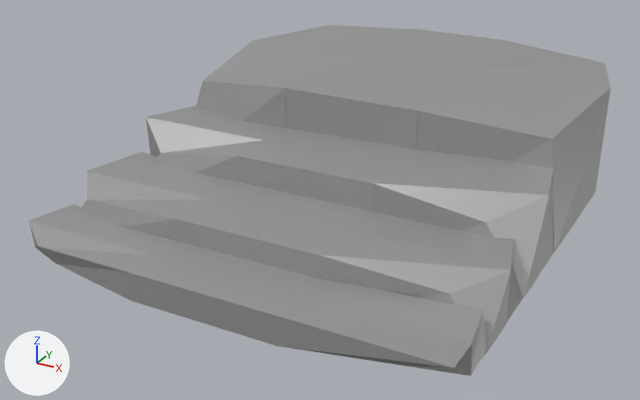
A saved change to the glTF model stone_base.glb.
One viewpoint serves both versions: a 50 mm lens placed at (0.1116, -0.2135, 0.1039), pointed at (0.0006, -0.0117, 0.003). The axes (+X, +Y, +Z) are drawn at lower left. The lights are the same throughout. Where no turn or scale is listed for an object, it has been applied to the vertices. Vertices at the same position are counted once.

Objects in the first picture: 'Mesh_Mesh_head_geo.001_lambert2SG.001'.
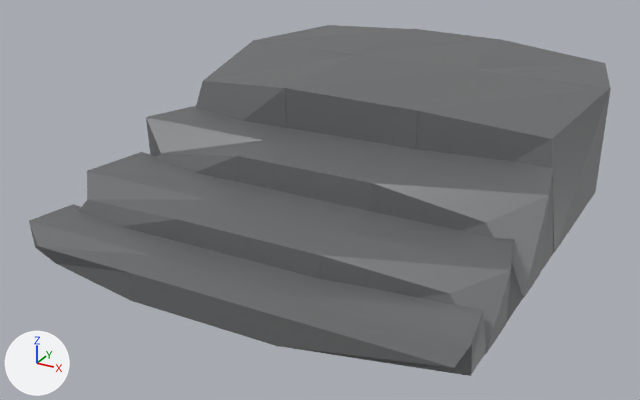
Where the change shows, as pixel boxes (x1, y1, x2, y2) in the pictures (640 x 400 px; the box of a moved part takes in the faces that stretch with it):
part 1 of me_mesh_0, moved or reshaped: before (97, 156, 269, 189); after (97, 171, 318, 200)
part 2 of me_mesh_0, moved or reshaped: before (285, 43, 611, 253); after (285, 70, 611, 139)
part 3 of me_mesh_0, moved or reshaped: before (176, 219, 377, 289); after (32, 219, 377, 295)
part 4 of me_mesh_0, recoloured: (29, 25, 611, 376) in both

The change in detail:
me_mesh_0 is used by ob_mesh_mesh_head_geo_001_lambert2sg_001; location (0.0, 0.0, 0.0).
me_mesh_0 had 916 vertices, 2625 faces and spanned x -0.048..0.068, y -0.083..0.083, z -0.002..0.035.
me_mesh_0 now has 913 vertices, 2619 faces and spans x -0.048..0.068, y -0.083..0.083, z -0.002..0.035.
me_mesh_0 part 1: 8 vertices moved within x -0.009, y -0.038..-0.013, z 0.003..0.016; 2 vertices removed from x -0.009, y -0.025..0.021, z 0.024..0.035; 1 vertex added at x -0.009, y -0.013, z 0.003.
me_mesh_0 part 2: 6 vertices moved within x 0.029, y -0.013..0.03, z 0.003..0.034; 3 vertices removed from x 0.041..0.068, y -0.012..0.03, z 0.003..0.035; 1 vertex added at x 0.034, y -0.008, z 0.034.
me_mesh_0 part 3: 7 vertices moved within x -0.009..0.03, y -0.073..-0.064, z 0.011.
me_mesh_0 part 4: 1321 kept faces spanning x -0.048..0.068, y -0.083..0.083, z -0.002..0.035 get new vertex colours.
